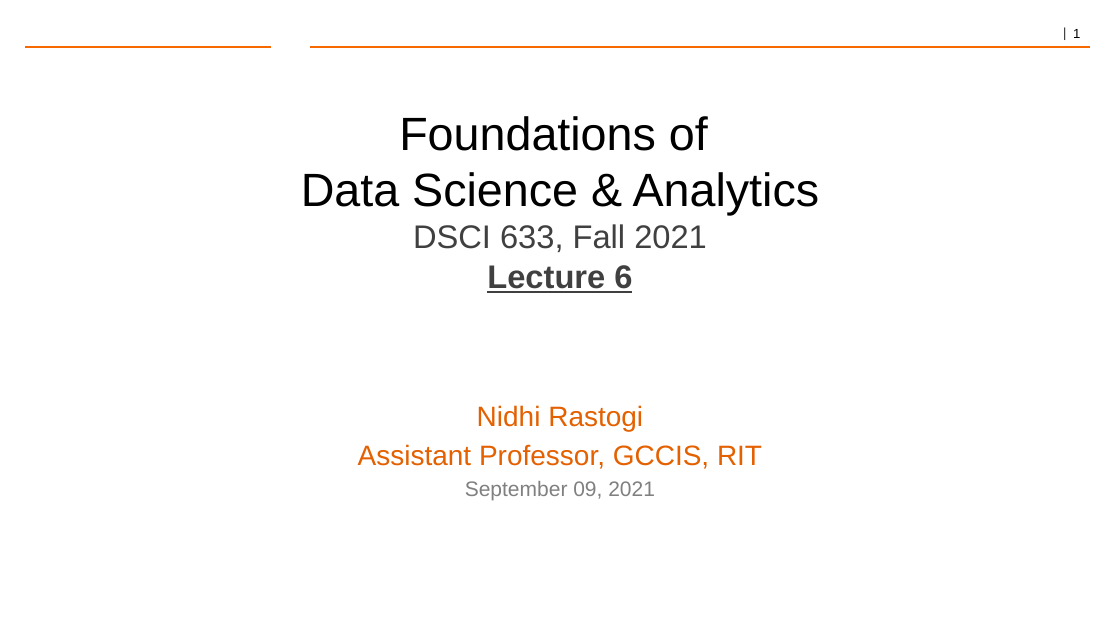
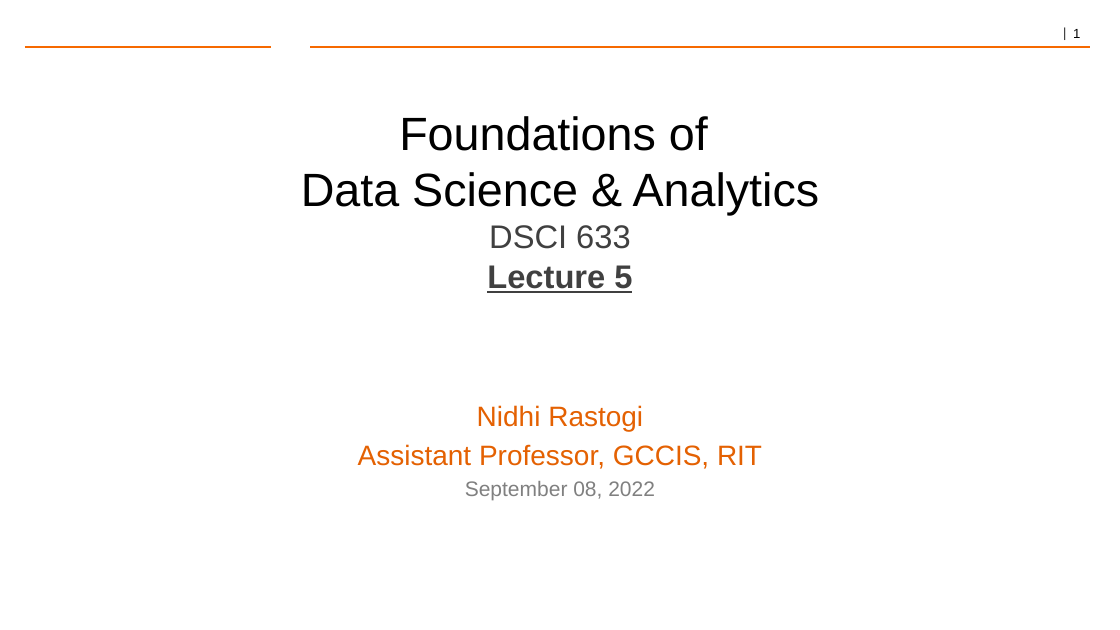
Before and after one commit to gk5951/RIT-DSCI-633-FDS, a slide deck: slide 1 of Syllabus/Lecture05/Lec05.pptx. Drawn at 1120x630 pixels with LibreOffice and Linux fonts; fonts in the diff are those of the drawing; background and template pictures are left out. Boxes give left, top, right and bottom in pixels: in the first picture for what was removed or moved away, otherwise in the second. Text is boxed around its words. In the diff, an @@ line names an element or a change of style, - is before the commit and + after.

```diff
--- a/Syllabus/Lecture05/Lec05.pptx
+++ b/Syllabus/Lecture05/Lec05.pptx
@@ text at (301, 116, 820, 293): text changed @@
-Foundations of
-Data Science & Analytics
-DSCI 633, Fall 2021
-Lecture 6
+Foundations of
+Data Science & Analytics
+DSCI 633
+Lecture 5
@@ text at (465, 481, 655, 500): text changed @@
-September 09, 2021
+September 08, 2022
```
Also in this commit, not shown: 2 slides removed, 2 other files.
